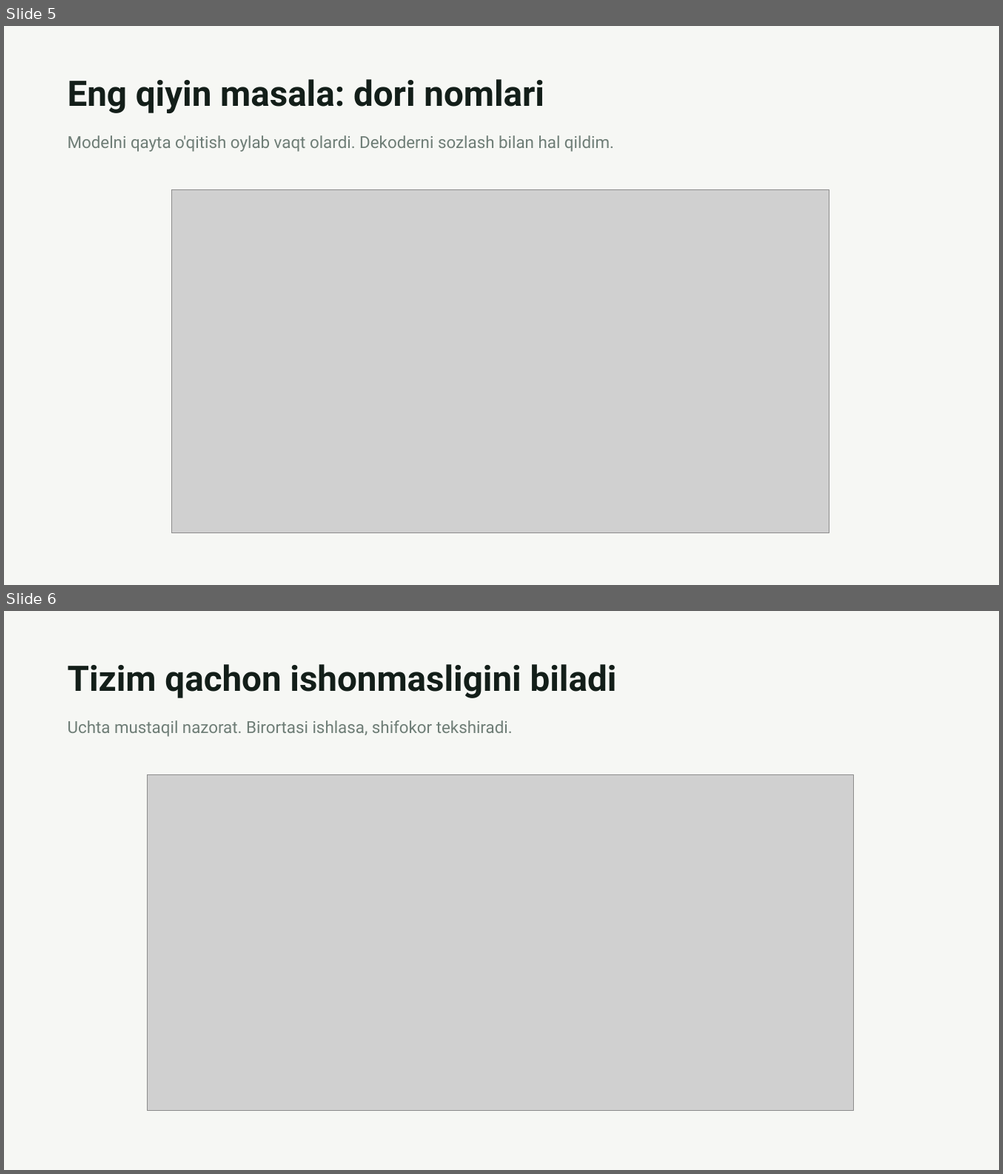
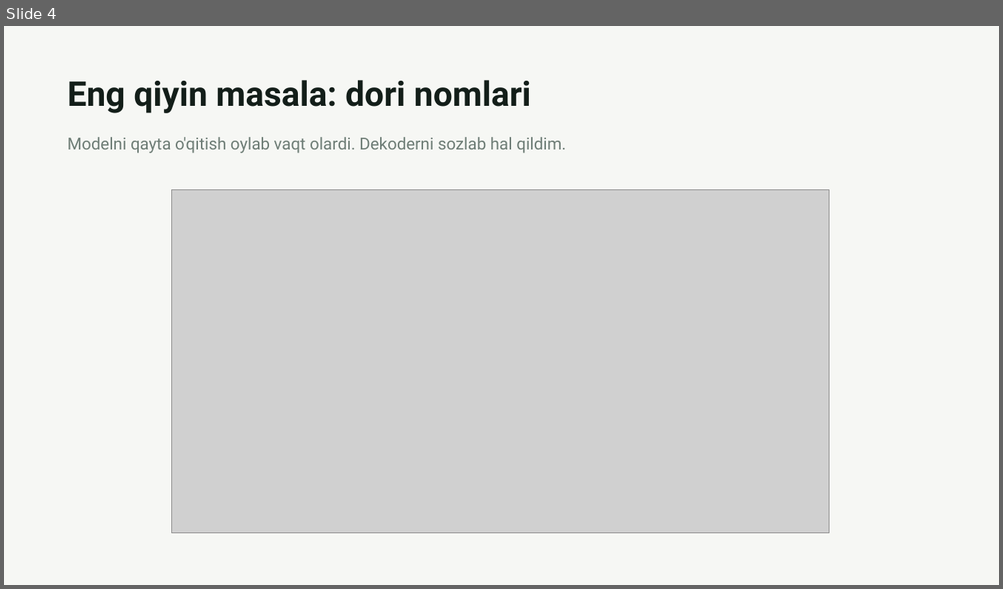
Before and after one commit to VohidovTohirjon/voice-to-text-openemr, a slide deck: docs/OpenEMR-ovozli-yozuv.pptx. Shown one above the other, each under a label of ours: slides 5 and 6 before the commit, slide 4 after it. The pictures are 1003x1174 and 1003x589 pixels, drawn with LibreOffice and Linux fonts; fonts in the diff are those of the drawing; grey boxes stand for pictures. Boxes give left, top, right and bottom in pixels: in the first picture for what was removed or moved away, otherwise in the second. Text is boxed around its words. In the diff, an @@ line names an element or a change of style, - is before the commit and + after.

```diff
--- a/docs/OpenEMR-ovozli-yozuv.pptx
+++ b/docs/OpenEMR-ovozli-yozuv.pptx
@@ slide 6 removed at [4, 611, 999, 1170], background #FFFFFF @@
@@ rectangle removed at [4, 611, 999, 1170] @@
@@ text removed at [68, 664, 617, 698] @@
-Tizim qachon ishonmasligini biladi
@@ text removed at [68, 721, 512, 737] @@
-Uchta mustaqil nazorat. Birortasi ishlasa, shifokor tekshiradi.
@@ picture removed at [148, 775, 853, 1111] @@
@@ what was slide 5 is now slide 4 @@
@@ slide 4 changed as well @@
@@ text "Eng qiyin masala: dori nomlari" at [68, 80, 531, 113]: size 34 to 33 pt; more space between paragraphs @@
@@ text at [68, 137, 566, 153]: text changed @@
-Modelni qayta o'qitish oylab vaqt olardi. Dekoderni sozlash bilan hal qildim.
+Modelni qayta o'qitish oylab vaqt olardi. Dekoderni sozlab hal qildim.
```
Also in this commit, not shown: 4 other slides changed, 1 slide added, 4 other slides removed.
